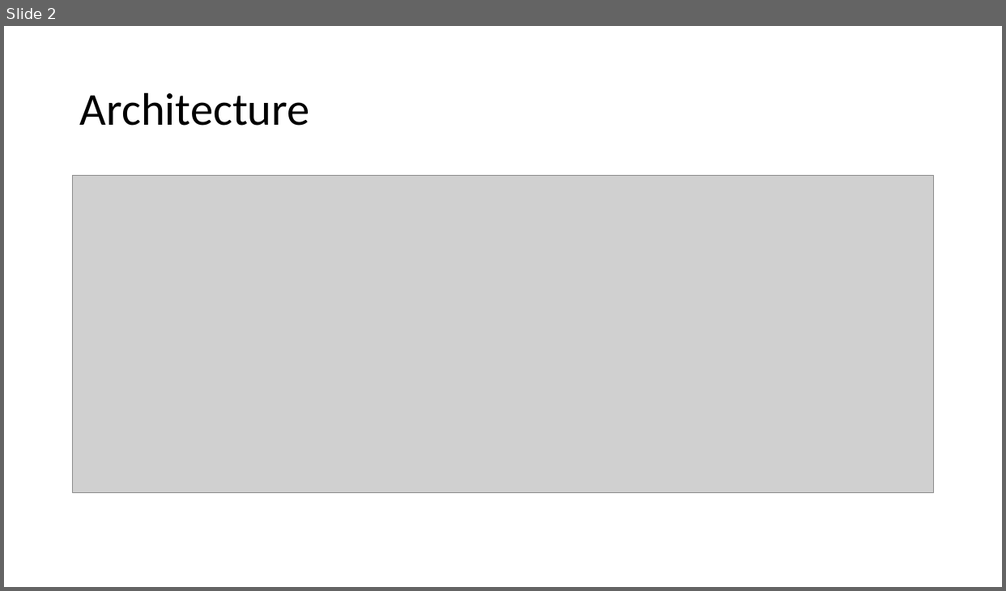
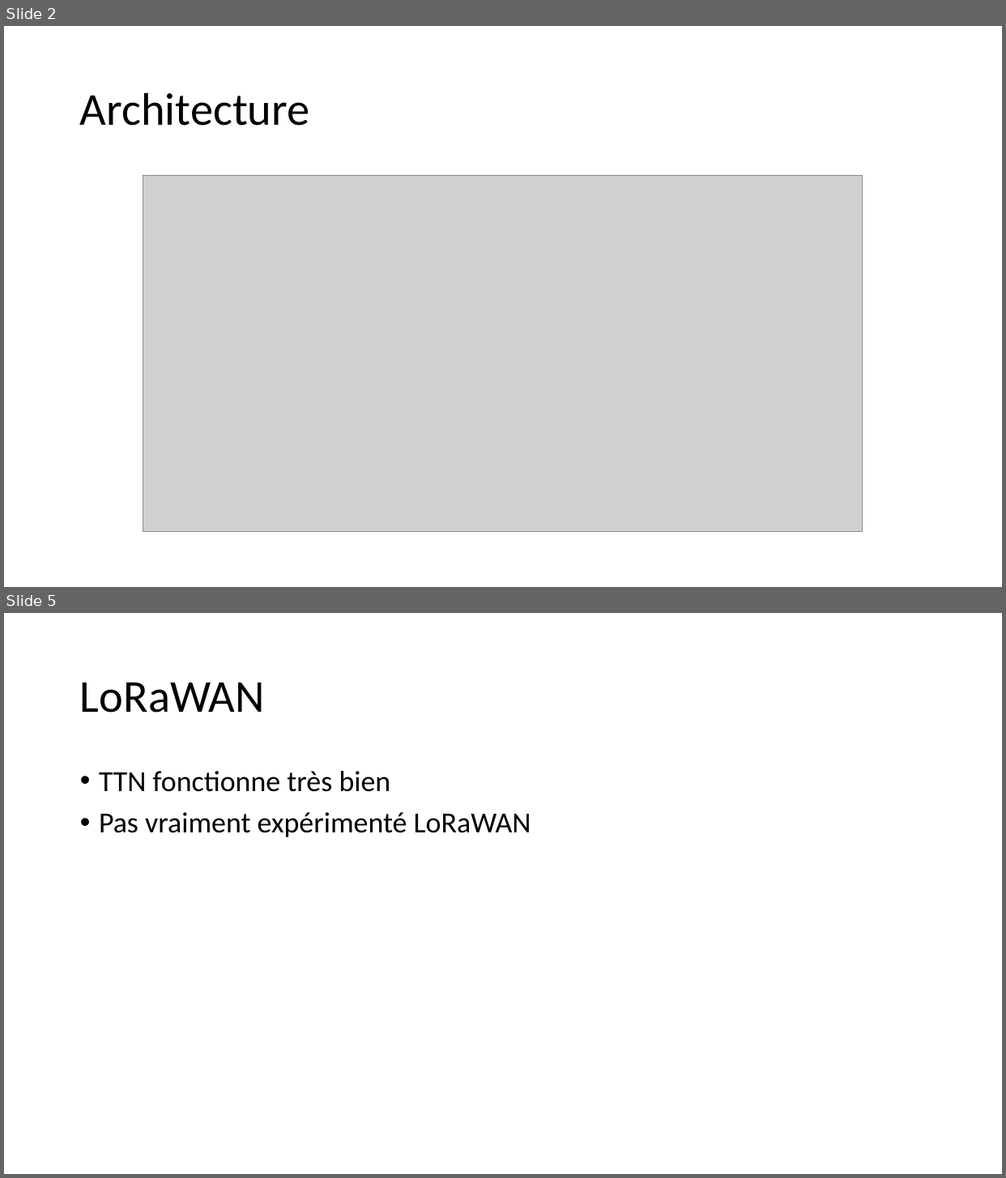
Before and after one commit to adrienbarth/Teaching-HEIGVD-IOT-2020-Project-Air-Quality, a slide deck: HEIGVD-VD IOT.pptx. Shown one above the other, each under a label of ours: slide 2 before the commit, slides 2 and 5 after it; the slides between them are not shown. The pictures are 1006x591 and 1006x1178 pixels, drawn with LibreOffice and Linux fonts; fonts in the diff are those of the drawing; grey boxes stand for pictures. Boxes give left, top, right and bottom in pixels: in the first picture for what was removed or moved away, otherwise in the second. Text is boxed around its words. In the diff, an @@ line names an element or a change of style, - is before the commit and + after.

```diff
--- a/HEIGVD-VD IOT.pptx
+++ b/HEIGVD-VD IOT.pptx
@@ slide 5 added at <box>4,613,1002,1174</box>, background #FFFFFF @@
@@ title added at <box>80,682,265,713</box>, 44 pt, text #000000 @@
+LoRaWAN
@@ text added at <box>99,771,531,837</box>, 28 pt, text #000000 @@
+• TTN fonctionne très bien
+• Pas vraiment expérimenté LoRaWAN
@@ slide 2 changed as well @@
@@ picture: place and size @@
-picture at <box>73,176,934,493</box>
+picture at <box>143,176,863,532</box>
```
Also in this commit, not shown: 4 other slides changed, 1 slide removed, 1 other file.
